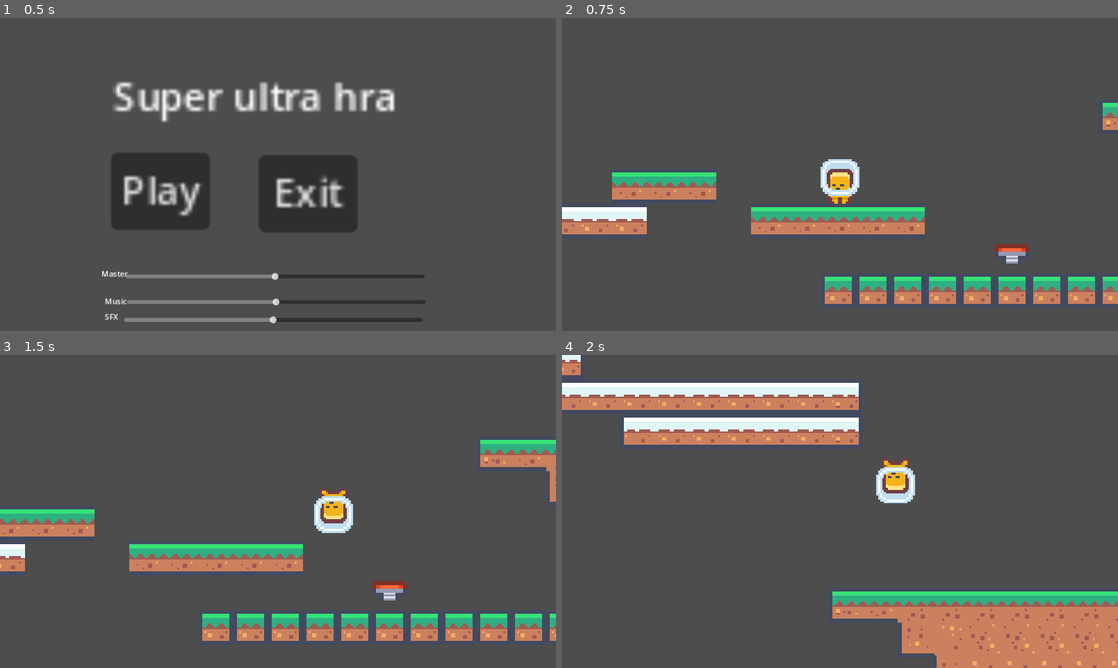
Above: before the commit, frames 1-4 (two rows, left to right).
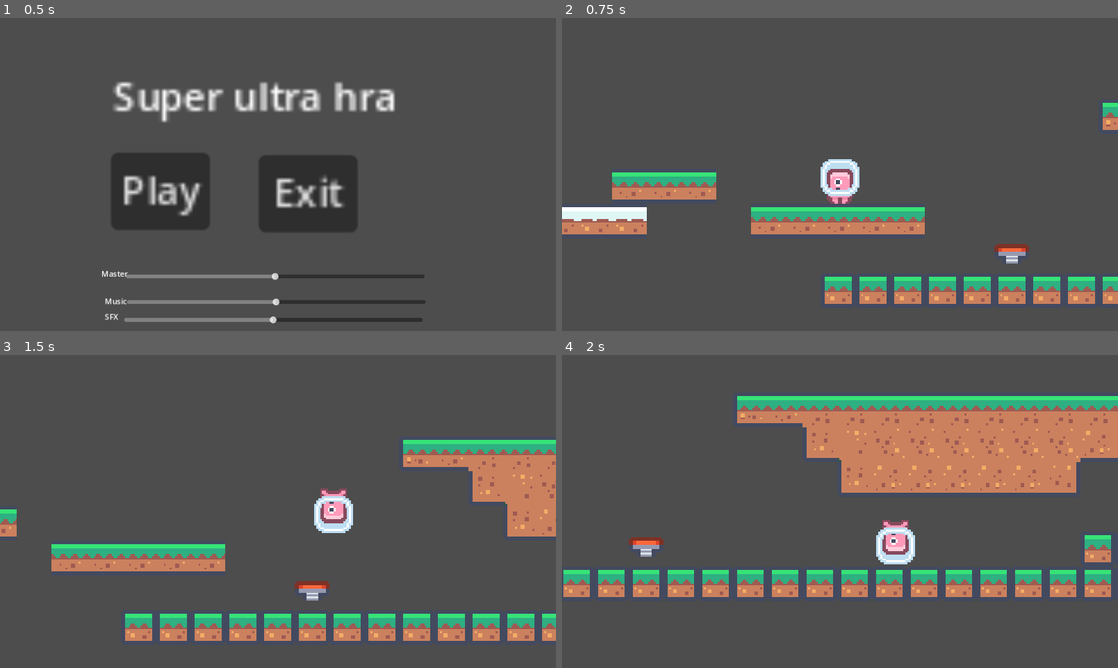
Above: after the commit, the same moments.

Repository: Kubulambula/godot-krouzek
Game: Godot game, scene res://scenes/main_menu.tscn
The game is run twice, just before and just after one commit, with the same random seed, the same clock (stepped at 60 frames per second) and the same inputs.
Inputs:
- Up to frame 1 (0.5 s): no input
- Up to frame 2 (0.75 s): click "Play" at 0.5 s
- Up to frame 3 (1.5 s): tap Enter at 1.25 s; hold Right (ui_right) from 1.28 s (still down); tap F (flip_gravity, bound only before the commit) at 1.35 s
- Up to frame 4 (2 s): keep holding Right (ui_right); tap Up (ui_up) at 1.52, 1.55, 1.82 s

Frame 1 is identical in both runs. In frame 2, 0.4% of the frame differs, in the area x 47-53%, y 48-60%; in frame 3, 13%; in frame 4, 41%, in the area x 0-100%, y 0-100%.

Commit message:
Add files via upload

Diff:
--- a/charlesdarwin1st/project.godot
+++ b/charlesdarwin1st/project.godot
@@ -27,7 +27,7 @@
 
 [input]
 
-flip_gravity={
+ability={
 "deadzone": 0.5,
 "events": [Object(InputEventKey,"resource_local_to_scene":false,"resource_name":"","device":-1,"window_id":0,"alt_press …(192 unchanged characters)…
 ]
--- a/charlesdarwin1st/scenes/darwin.gd
+++ b/charlesdarwin1st/scenes/darwin.gd
@@ -1,12 +1,21 @@
 extends Node2D
 
+
+func ability():
+	print("nic neumim")
 
 func jump():
 	get_parent().velocity = -200 * get_parent().gravity.normalized()
 
-func run():
+func bounce():
+	get_parent().velocity = -300 * get_parent().gravity.normalized()
+
+func run(direction):
+	get_parent().velocity.x = direction * 300
+
+func run_animation():
 	# get_parent() = $".."
 	$"../AnimatedSprite2D".play("run_darwin")
 
-func idle():
+func idle_animation():
 	$"../AnimatedSprite2D".play("idle_darwin")
--- a/charlesdarwin1st/scenes/karel.gd
+++ b/charlesdarwin1st/scenes/karel.gd
@@ -1,12 +1,21 @@
 extends Node2D
 
 
+func ability():
+	pass
+
 func jump():
-	print("jsem linej")
+	print("jsem sikulka ale neskacu")
 
-func run():
+func bounce():
+	get_parent().velocity = -300 * get_parent().gravity.normalized()
+
+func run(direction):
+	get_parent().velocity.x = direction * 300
+
+func run_animation():
 	# get_parent() = $".."
 	$"../AnimatedSprite2D".play("run_karel")
 
-func idle():
+func idle_animation():
 	$"../AnimatedSprite2D".play("idle_karel")
--- a/charlesdarwin1st/scenes/player.gd
+++ b/charlesdarwin1st/scenes/player.gd
@@ -1,8 +1,5 @@
 extends CharacterBody2D
 
-
-const SPEED = 300.0
-const JUMP_VELOCITY = -200.0
 
 var step_sounds = [
 	load("res://assets/step_1.wav"),
@@ -11,12 +8,13 @@
 	load("res://assets/step_4.wav"),
 ]
 
-var current_character = "karel"
+var current_character = "syd"
 @onready var characters = {
 	"darwin": $Darwin,
 	"karel": $Karel,
 	"syd": $Syd
 }
+
 
 var gravity = Vector2(0, 500)
 
@@ -24,7 +22,7 @@
 
 
 func jump_pad_bounce():
-	velocity = JUMP_VELOCITY * gravity.normalized()
+	characters[current_character].bounce()
 
 
 func _physics_process(delta: float) -> void:
@@ -36,9 +34,8 @@
 	if Input.is_action_just_pressed("take_damage"):
 		hp = hp - 10
 
-	if Input.is_action_just_pressed("flip_gravity"):
-		gravity = -gravity
-		$AnimatedSprite2D.flip_v = not $AnimatedSprite2D.flip_v
+	if Input.is_action_just_pressed("ability"):
+		characters[current_character].ability()
 
 	# Handle jump
 	if Input.is_action_just_pressed("ui_up") and (is_on_floor() or is_on_ceiling()):
@@ -53,12 +50,12 @@
 			$Timer.start()
 			play_random_sound(step_sounds)
 		#$AnimatedSprite2D.play("run")
-		velocity.x = direction * SPEED
-		characters[current_character].run()
+		characters[current_character].run(direction)
+		characters[current_character].run_animation()
 	else:
 		#$AnimatedSprite2D.play("idle")
-		velocity.x = move_toward(velocity.x, 0, SPEED)
-		characters[current_character].idle()
+		velocity.x = 0
+		characters[current_character].idle_animation()
 
 	move_and_slide()
 
--- a/charlesdarwin1st/scenes/player.tscn
+++ b/charlesdarwin1st/scenes/player.tscn
@@ -30,7 +30,7 @@
 [node name="AnimatedSprite2D" type="AnimatedSprite2D" parent="."]
 texture_filter = 1
 sprite_frames = ExtResource("1_vvgc3")
-animation = &"run_karel"
+animation = &"idle_borivoj"
 autoplay = "idle_darwin"
 
 [node name="Camera2D" type="Camera2D" parent="."]
--- a/charlesdarwin1st/scenes/syd.gd
+++ b/charlesdarwin1st/scenes/syd.gd
@@ -1,12 +1,23 @@
 extends Node2D
+
+
+func ability():
+	get_parent().gravity = -get_parent().gravity
+	$"../AnimatedSprite2D".flip_v = not $"../AnimatedSprite2D".flip_v
 
 
 func jump():
 	get_parent().velocity = -500 * get_parent().gravity.normalized()
 
-func run():
+func bounce():
+	get_parent().velocity = -350 * get_parent().gravity.normalized()
+
+func run(direction):
+	get_parent().velocity.x = direction * 500
+
+func run_animation():
 	# get_parent() = $".."
 	$"../AnimatedSprite2D".play("run_syd")
 
-func idle():
+func idle_animation():
 	$"../AnimatedSprite2D".play("idle_syd")
